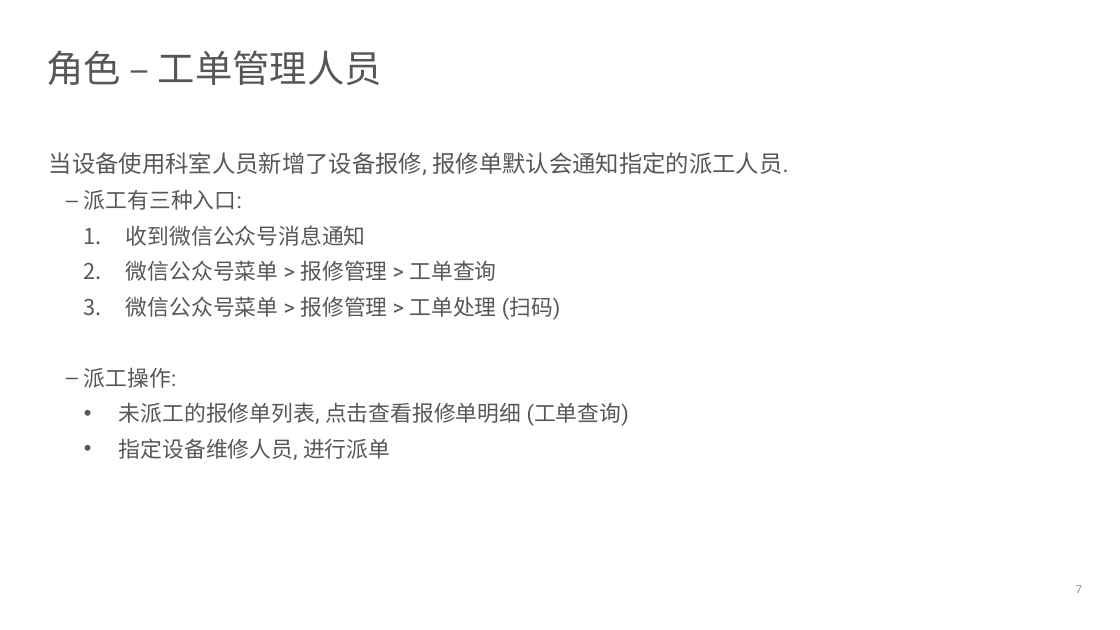
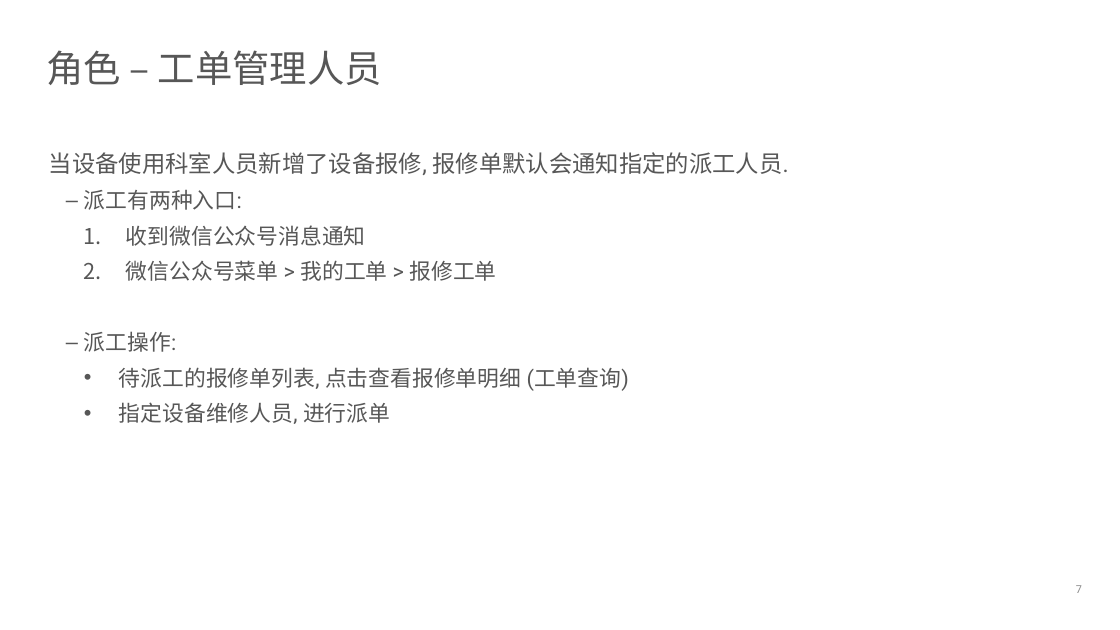
Before and after one commit to devhotmail/APMHome, a slide deck: slide 7 of Document/APM_userstories.pptx. Drawn at 1120x630 pixels with LibreOffice and Linux fonts; fonts in the diff are those of the drawing; background and template pictures are left out. Boxes give left, top, right and bottom in pixels: in the first picture for what was removed or moved away, otherwise in the second. Text is boxed around its words. In the diff, an @@ line names an element or a change of style, - is before the commit and + after.

```diff
--- a/Document/APM_userstories.pptx
+++ b/Document/APM_userstories.pptx
@@ text at (84, 190, 242, 210): text changed @@
-    – 派工有三种入口:
+    – 派工有两种入口:
@@ text at (126, 260, 497, 281): text changed @@
-    2. 微信公众号菜单 > 报修管理 > 工单查询
-    3. 微信公众号菜单 > 报修管理 > 工单处理 (扫码)
+    2. 微信公众号菜单 > 我的工单 > 报修工单
@@ text at (119, 367, 629, 391): text changed @@
-    • 未派工的报修单列表, 点击查看报修单明细 (工单查询)
+    • 待派工的报修单列表, 点击查看报修单明细 (工单查询)
```
Also in this commit, not shown: 11 other slides changed.
